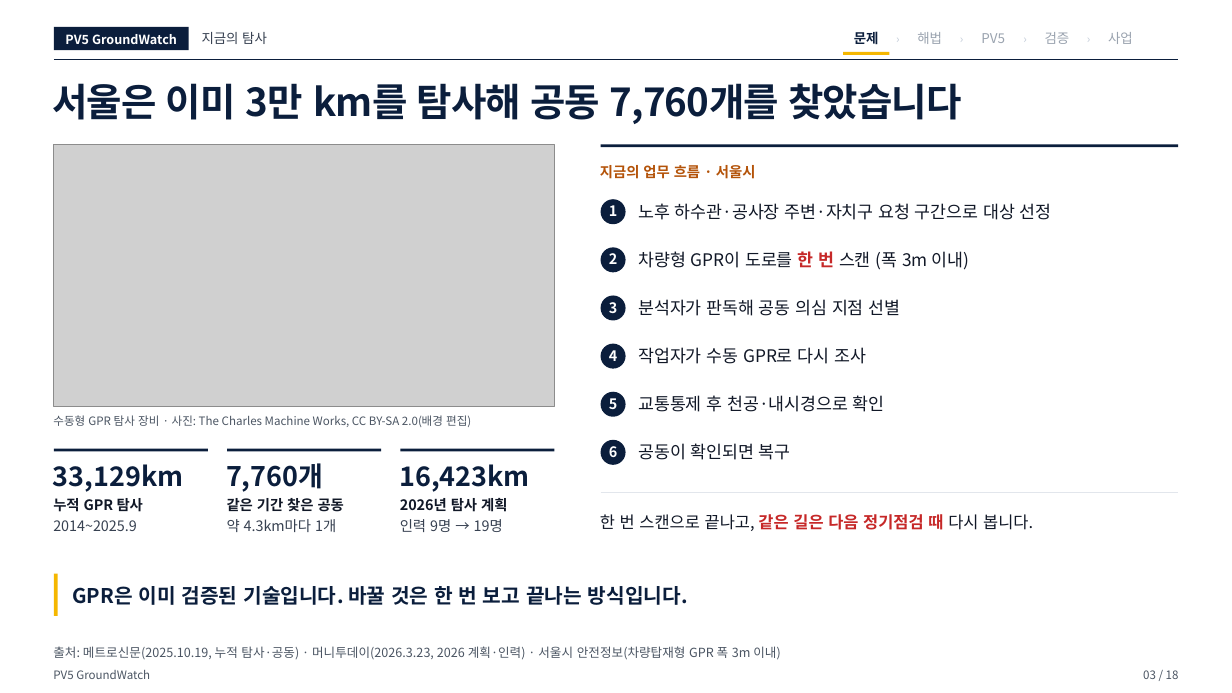
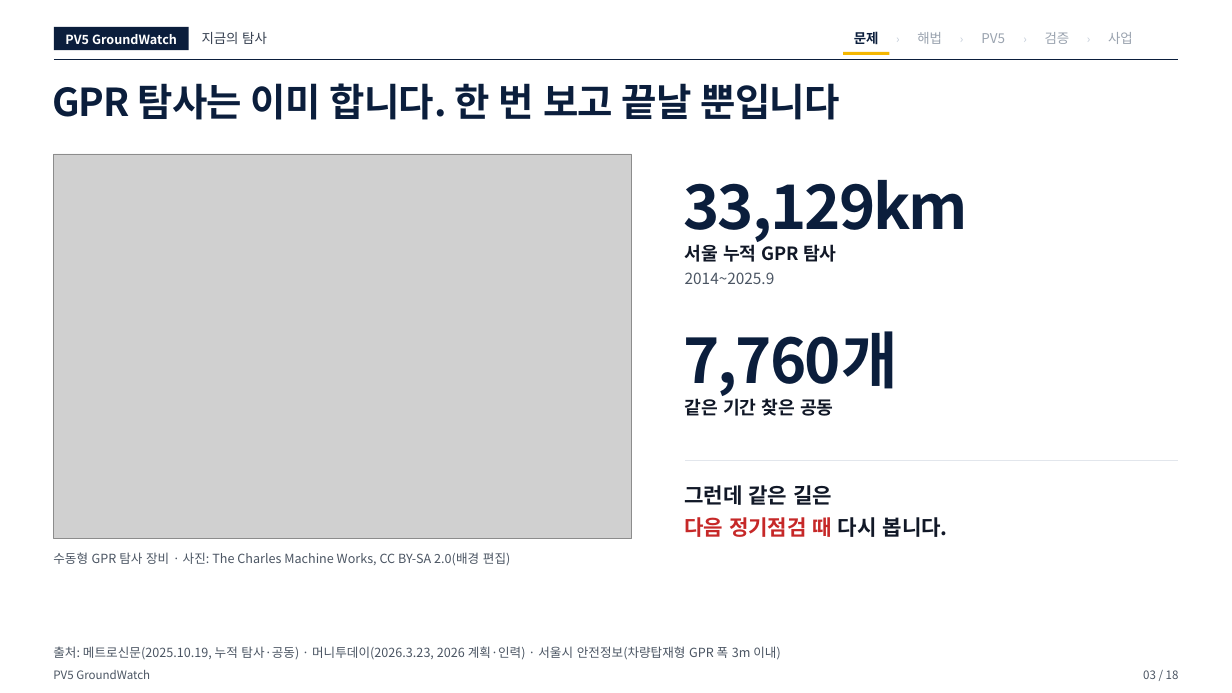
Before and after one commit to woojin-choe/pv5-hose-lab, a slide deck: slide 3 of ppt_all/PV5_GroundWatch_10_25.pptx. Drawn at 1232x693 pixels with LibreOffice and Linux fonts; fonts in the diff are those of the drawing; grey boxes stand for pictures. Boxes give left, top, right and bottom in pixels: in the first picture for what was removed or moved away, otherwise in the second. Text is boxed around its words. In the diff, an @@ line names an element or a change of style, - is before the commit and + after.

```diff
--- a/ppt_all/PV5_GroundWatch_10_25.pptx
+++ b/ppt_all/PV5_GroundWatch_10_25.pptx
@@ text at box(52, 83, 840, 120): text changed @@
-서울은 이미 3만 km를 탐사해 공동 7,760개를 찾았습니다
+GPR 탐사는 이미 합니다. 한 번 보고 끝날 뿐입니다
@@ picture: place and size @@
-picture at box(54, 144, 555, 406)
+picture at box(54, 154, 631, 540)
@@ text "33,129km": place and size @@
-text "33,129km" at box(53, 464, 183, 492)
+text "33,129km" at box(683, 180, 968, 245)
@@ text "33,129km" at box(683, 180, 968, 245): size 21 to 48 pt, letter spacing 0 to -1.5 pt @@
@@ text at box(685, 244, 836, 262): text changed; size 11.2 to 14.2 pt @@
-누적 GPR 탐사
+서울 누적 GPR 탐사
@@ text "2014~2025.9": place and size @@
-text "2014~2025.9" at box(53, 520, 136, 531)
+text "2014~2025.9" at box(685, 272, 775, 284)
@@ text "2014~2025.9" at box(685, 272, 775, 284): size 11.2 to 12 pt, text colour #374151 to #4B5563 @@
@@ text "7,760개" at box(683, 331, 897, 399): size 21 to 48 pt, letter spacing 0 to -1.5 pt @@
@@ text "7,760개": place and size @@
-text "7,760개" at box(226, 463, 323, 492)
+text "7,760개" at box(683, 331, 897, 399)
@@ text "같은 기간 찾은 공동": place and size @@
-text "같은 기간 찾은 공동" at box(227, 498, 344, 512)
+text "같은 기간 찾은 공동" at box(685, 395, 833, 416)
@@ text "같은 기간 찾은 공동" at box(685, 395, 833, 416): size 11.2 to 14.2 pt @@
@@ group removed at box(600, 144, 1178, 465): 13 texts, 6 ellipses, 1 rectangle @@
-지금의 업무 흐름 · 서울시
-1
-노후 하수관·공사장 주변·자치구 요청 구간으로 대상 선정
-2
-차량형 GPR이 도로를 한 번 스캔 (폭 3m 이내)
-3
-분석자가 판독해 공동 의심 지점 선별
-4
-작업자가 수동 GPR로 다시 조사
-5
-교통통제 후 천공·내시경으로 확인
-6
-공동이 확인되면 복구
@@ freeform shape: place and size @@
-freeform shape at box(601, 493, 1178, 494)
+freeform shape at box(686, 460, 1178, 461)
@@ text added at box(684, 485, 832, 505), 16.5 pt, text #111827, bold @@
+그런데 같은 길은
@@ group removed at box(54, 448, 555, 532): 4 texts, 3 rectangles @@
-약 4.3km마다 1개
-16,423km
-2026년 탐사 계획
-인력 9명 → 19명
@@ text at box(684, 517, 948, 537): text changed; size 12.8 to 16.5 pt; text colour #111827 to #C62828; bold on @@
-한 번 스캔으로 끝나고, 같은 길은 다음 정기점검 때 다시 봅니다.
+다음 정기점검 때 다시 봅니다.
@@ text "수동형 GPR 탐사 장비 · ...": place and size @@
-text "수동형 GPR 탐사 장비 · ..." at box(53, 415, 471, 427)
+text "수동형 GPR 탐사 장비 · ..." at box(53, 552, 511, 565)
@@ text "수동형 GPR 탐사 장비 · ..." at box(53, 552, 511, 565): size 9 to 9.8 pt @@
@@ rectangle removed at box(54, 574, 57, 616) @@
@@ text removed at box(72, 586, 689, 605) @@
-GPR은 이미 검증된 기술입니다. 바꿀 것은 한 번 보고 끝나는 방식입니다.
```
Also in this commit, not shown: 12 other slides changed, 18 other files.
